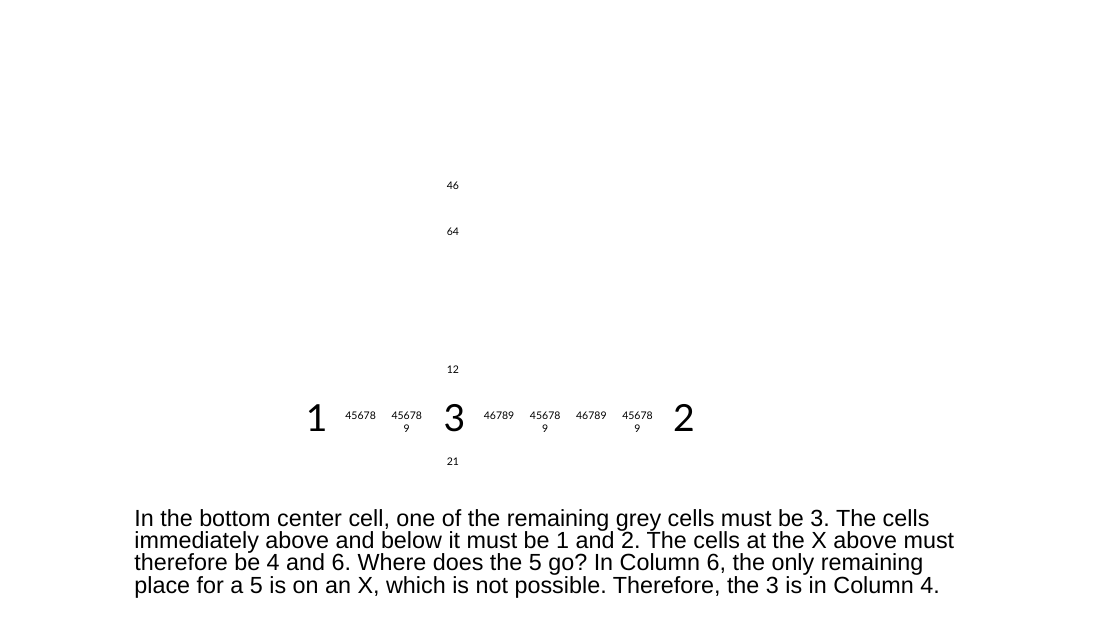
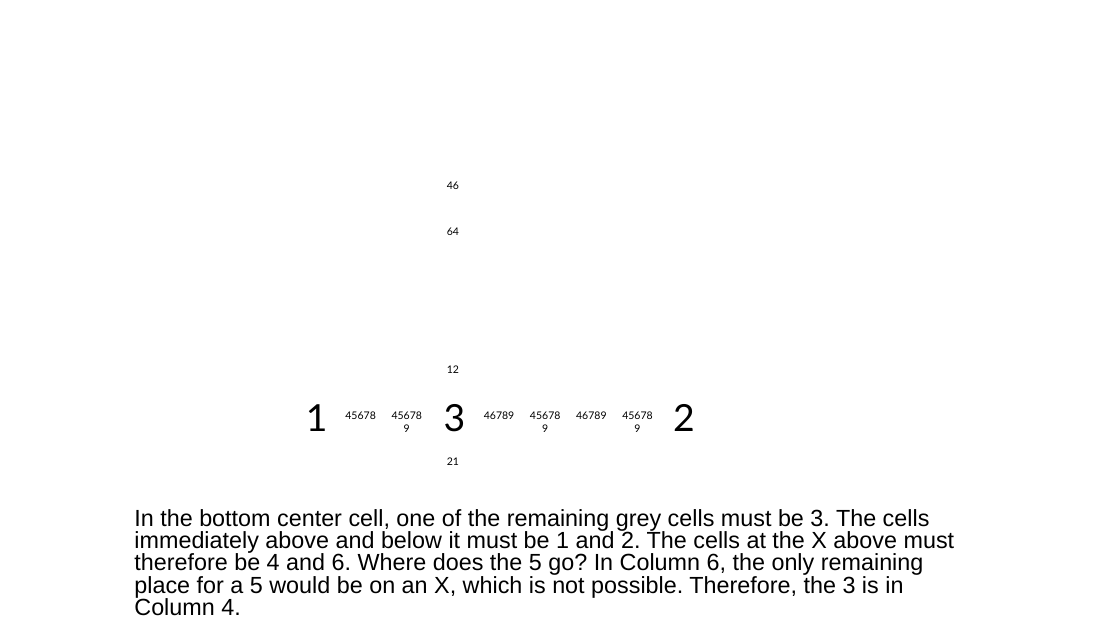
Before and after one commit to jhardis/WSJ_Number_Puzzles, a slide deck: slide 6 of 20260404_2.pptx. Drawn at 1120x630 pixels with LibreOffice and Linux fonts; fonts in the diff are those of the drawing; background and template pictures are left out. Boxes give left, top, right and bottom in pixels: in the first picture for what was removed or moved away, otherwise in the second. Text is boxed around its words. In the diff, an @@ line names an element or a change of style, - is before the commit and + after.

```diff
--- a/20260404_2.pptx
+++ b/20260404_2.pptx
@@ text at bbox=[134, 509, 955, 616]: text changed @@
-In the bottom center cell, one of the remaining grey cells must be 3. The cells immediately above and below it must be 1 and 2. The cells at the X above must therefore be 4 and 6. Where does the 5 go? In Column 6, the only remaining place for a 5 is on an X, which is not possible. Therefore, the 3 is in Column 4.
+In the bottom center cell, one of the remaining grey cells must be 3. The cells immediately above and below it must be 1 and 2. The cells at the X above must therefore be 4 and 6. Where does the 5 go? In Column 6, the only remaining place for a 5 would be on an X, which is not possible. Therefore, the 3 is in Column 4.
```
Also in this commit, not shown: 12 other slides changed.
